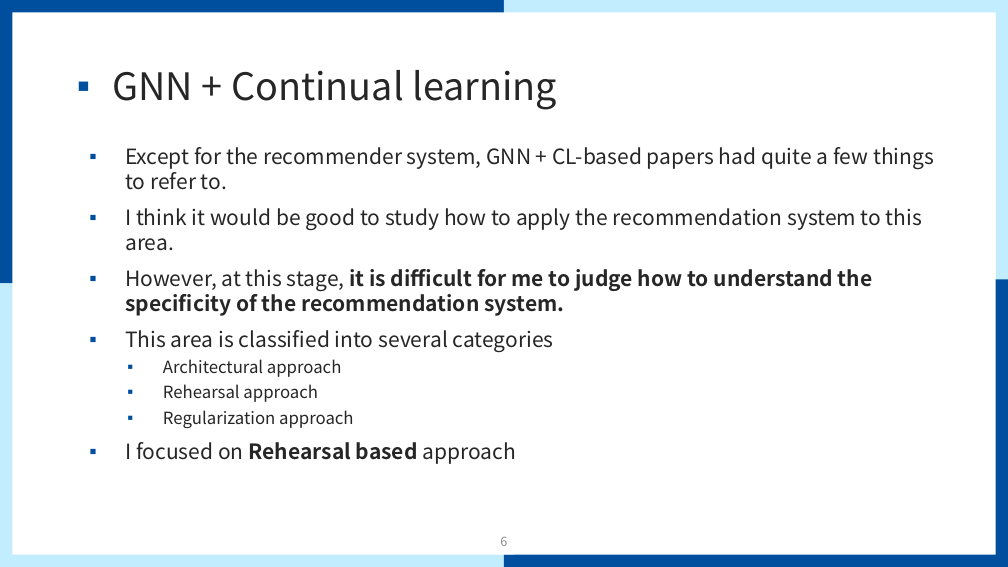
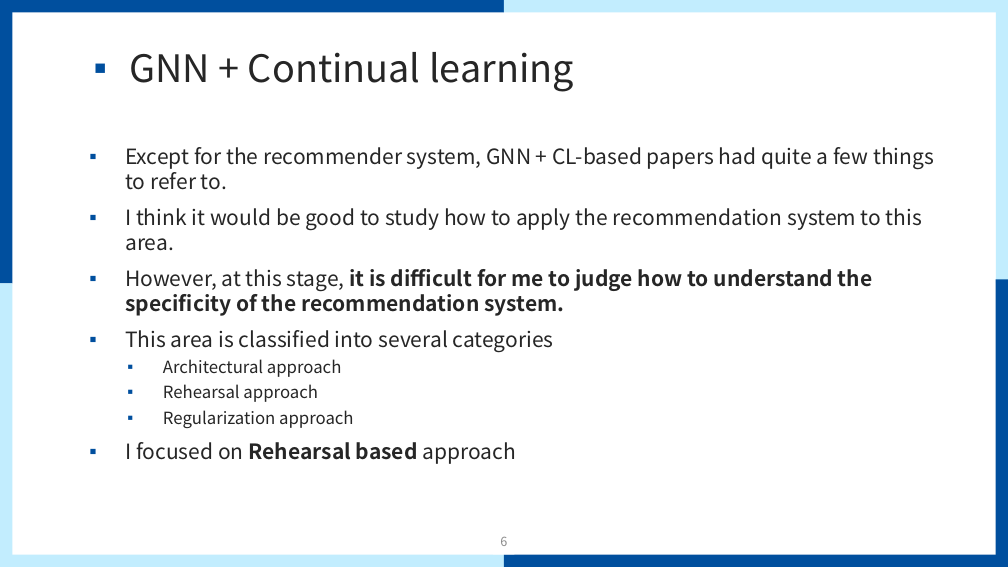
Before and after one commit to mmvv11/GraduateStudies, a slide deck: slide 6 of papers/papersForKCC/논문 관련 조사 및 아이디어.pptx. Drawn at 1008x567 pixels with LibreOffice and Linux fonts; fonts in the diff are those of the drawing; background and template pictures are left out. Boxes give left, top, right and bottom in pixels: in the first picture for what was removed or moved away, otherwise in the second. Text is boxed around its words. In the diff, an @@ line names an element or a change of style, - is before the commit and + after.

```diff
--- a/papers/papersForKCC/논문 관련 조사 및 아이디어.pptx
+++ b/papers/papersForKCC/논문 관련 조사 및 아이디어.pptx
@@ title "GNN + Continual learning": place and size @@
-title "GNN + Continual learning" at (113, 70, 557, 110)
+title "GNN + Continual learning" at (129, 52, 574, 92)
```
Also in this commit, not shown: 6 other slides changed, 2 slides added, 3 other files.
